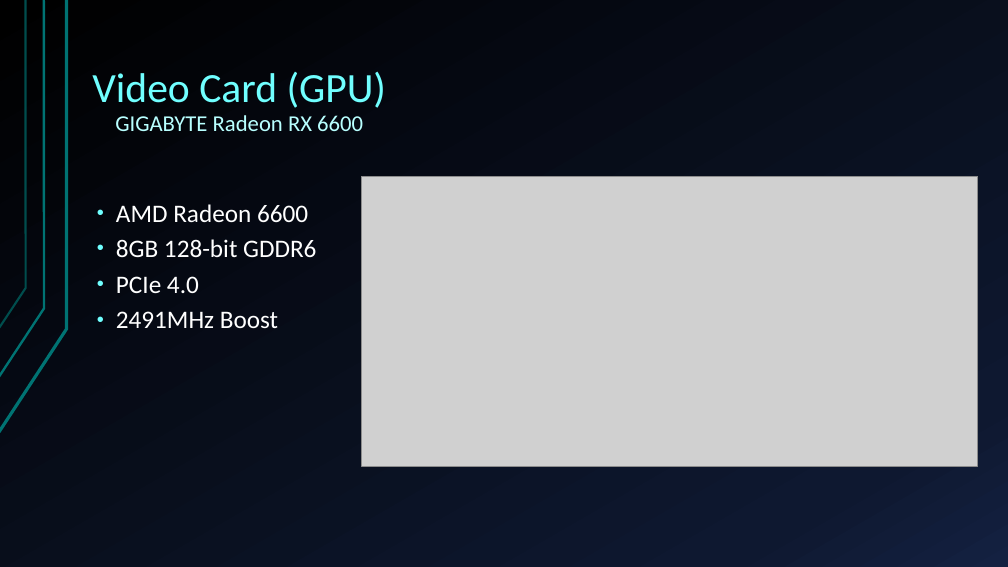
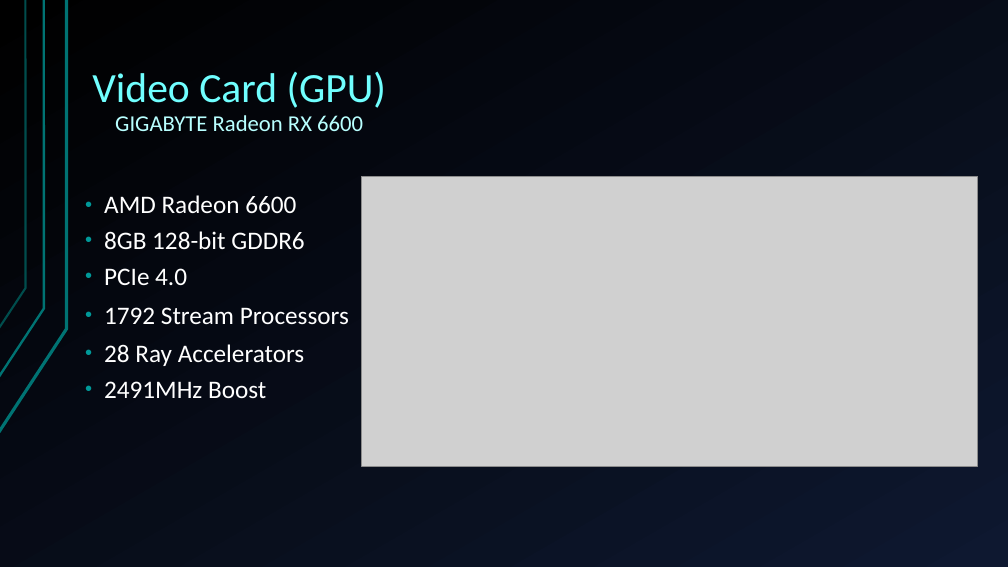
Before and after one commit to Ploppa-Smurph/ctec112_IT_HardwareSupport, a slide deck: slide 12 of buildPC.pptx. Drawn at 1008x567 pixels with LibreOffice and Linux fonts; fonts in the diff are those of the drawing; grey boxes stand for pictures. Boxes give left, top, right and bottom in pixels: in the first picture for what was removed or moved away, otherwise in the second. Text is boxed around its words. In the diff, an @@ line names an element or a change of style, - is before the commit and + after.

```diff
--- a/buildPC.pptx
+++ b/buildPC.pptx
@@ background gradient #000000 to #0F1931 to #142242 to gradient #000000 to #0E1830 @@
@@ text "AMD Radeon 6600" moved from (x1=116, y1=204, x2=316, y2=328) to (x1=104, y1=195, x2=349, y2=398) @@
@@ text at (x1=104, y1=195, x2=304, y2=398): bullet colour #70FFFF to #009999 @@
@@ text at (x1=104, y1=307, x2=349, y2=366): paragraphs added @@
+  • 1792 Stream Processors
+  • 28 Ray Accelerators
```
Also in this commit, not shown: 15 other slides changed.
